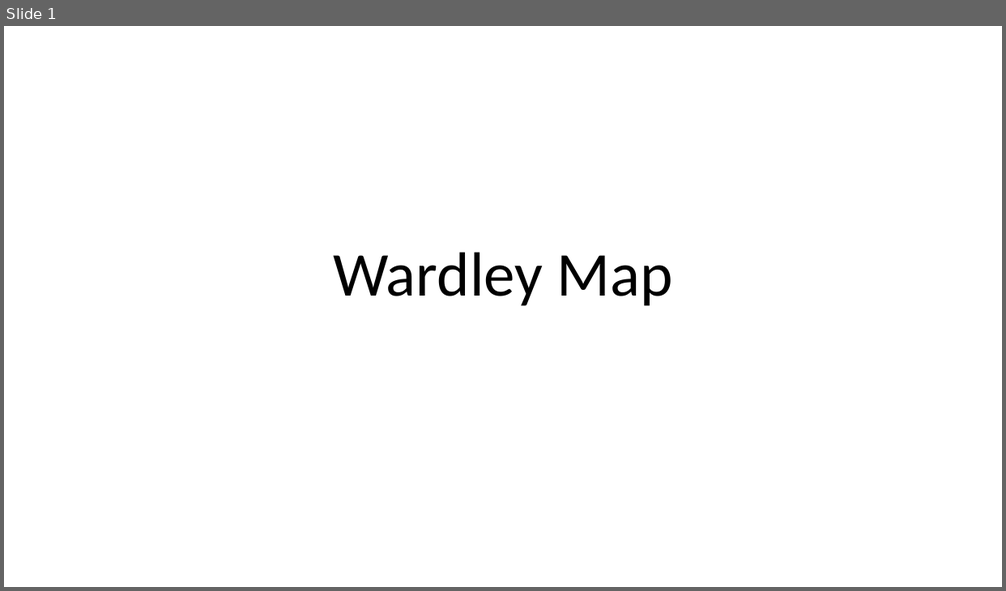
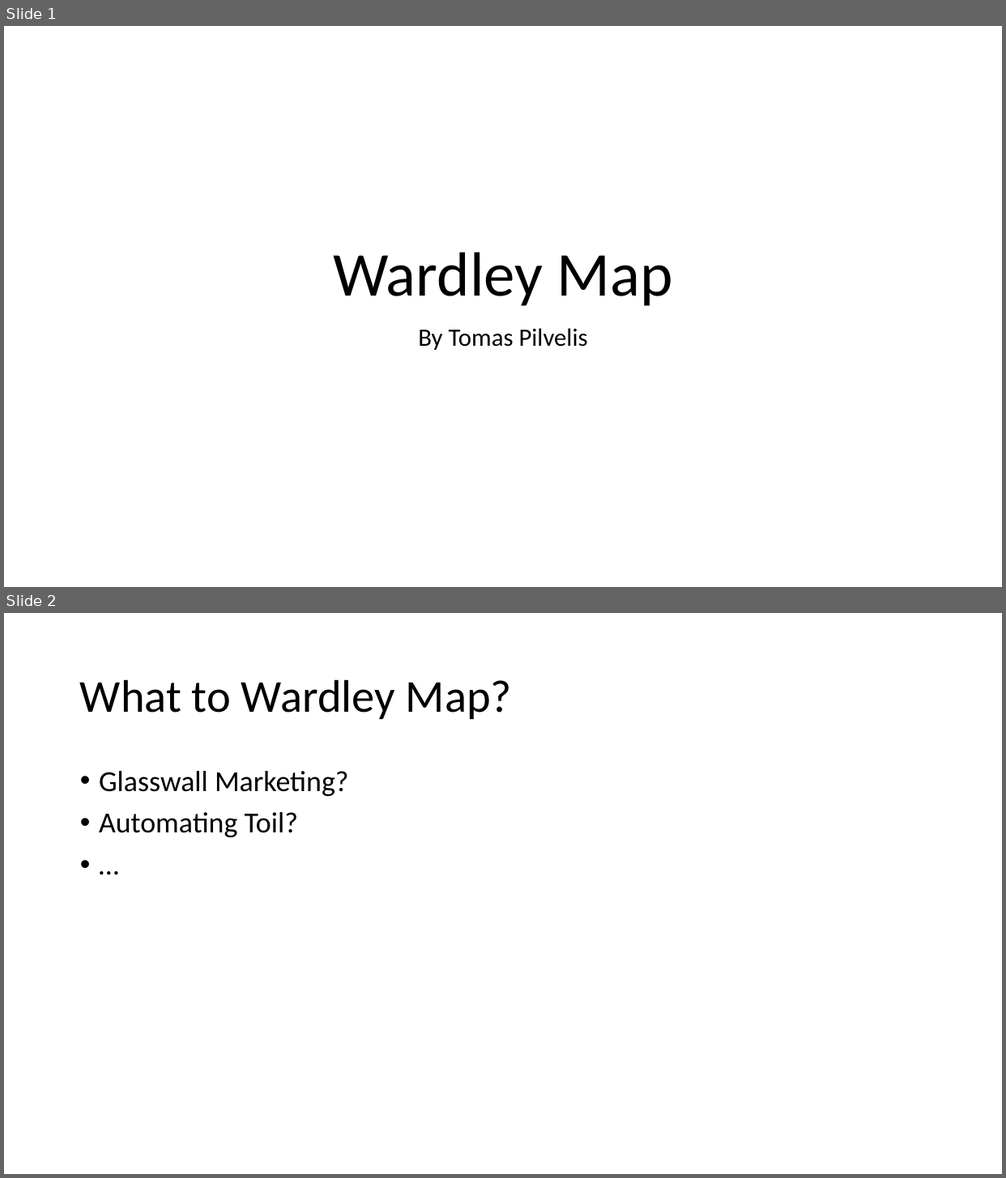
Before and after one commit to tpilvelis-gw/tomas-pilvelis-development-lead-application, a slide deck: wardley_map.pptx. Shown one above the other, each under a label of ours: slide 1 before the commit, slides 1 and 2 after it. The pictures are 1006x591 and 1006x1178 pixels, drawn with LibreOffice and Linux fonts; fonts in the diff are those of the drawing. Boxes give left, top, right and bottom in pixels: in the first picture for what was removed or moved away, otherwise in the second. Text is boxed around its words. In the diff, an @@ line names an element or a change of style, - is before the commit and + after.

```diff
--- a/wardley_map.pptx
+++ b/wardley_map.pptx
@@ slide 2 added at [4, 613, 1002, 1174], background #FFFFFF @@
@@ title added at [80, 679, 512, 719], 44 pt, text #000000 @@
+What to Wardley Map?
@@ text added at [99, 771, 349, 837], 28 pt, text #000000 @@
+• Glasswall Marketing?
+• Automating Toil?
+• …
@@ slide 1 changed as well @@
@@ subtitle added at [418, 328, 588, 350], 24 pt, text #000000 @@
+By Tomas Pilvelis
```
Also in this commit, not shown: 3 other slides added, 2 slides removed.
